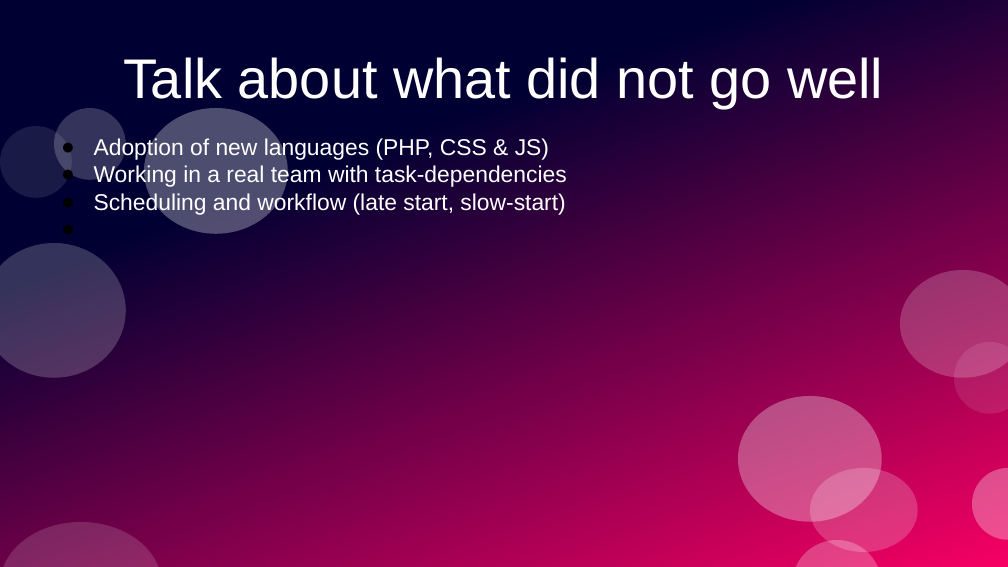
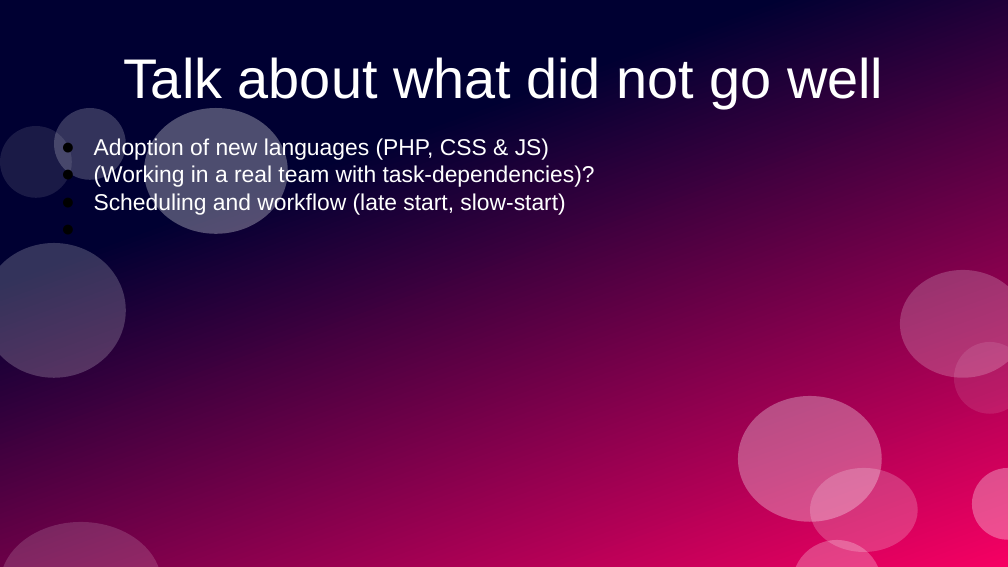
Before and after one commit to PrototypeProto/COP_4331_Small-Project, a slide deck: slide 6 of Pres.pptx (slide 11 before the commit). Drawn at 1008x567 pixels with LibreOffice and Linux fonts; fonts in the diff are those of the drawing. Boxes give left, top, right and bottom in pixels: in the first picture for what was removed or moved away, otherwise in the second. Text is boxed around its words. In the diff, an @@ line names an element or a change of style, - is before the commit and + after.

```diff
--- a/Pres.pptx
+++ b/Pres.pptx
@@ text at <box>94,164,595,188</box>: text changed @@
-● Working in a real team with task-dependencies
+● (Working in a real team with task-dependencies)?
```
Also in this commit, not shown: 2 slides added.
